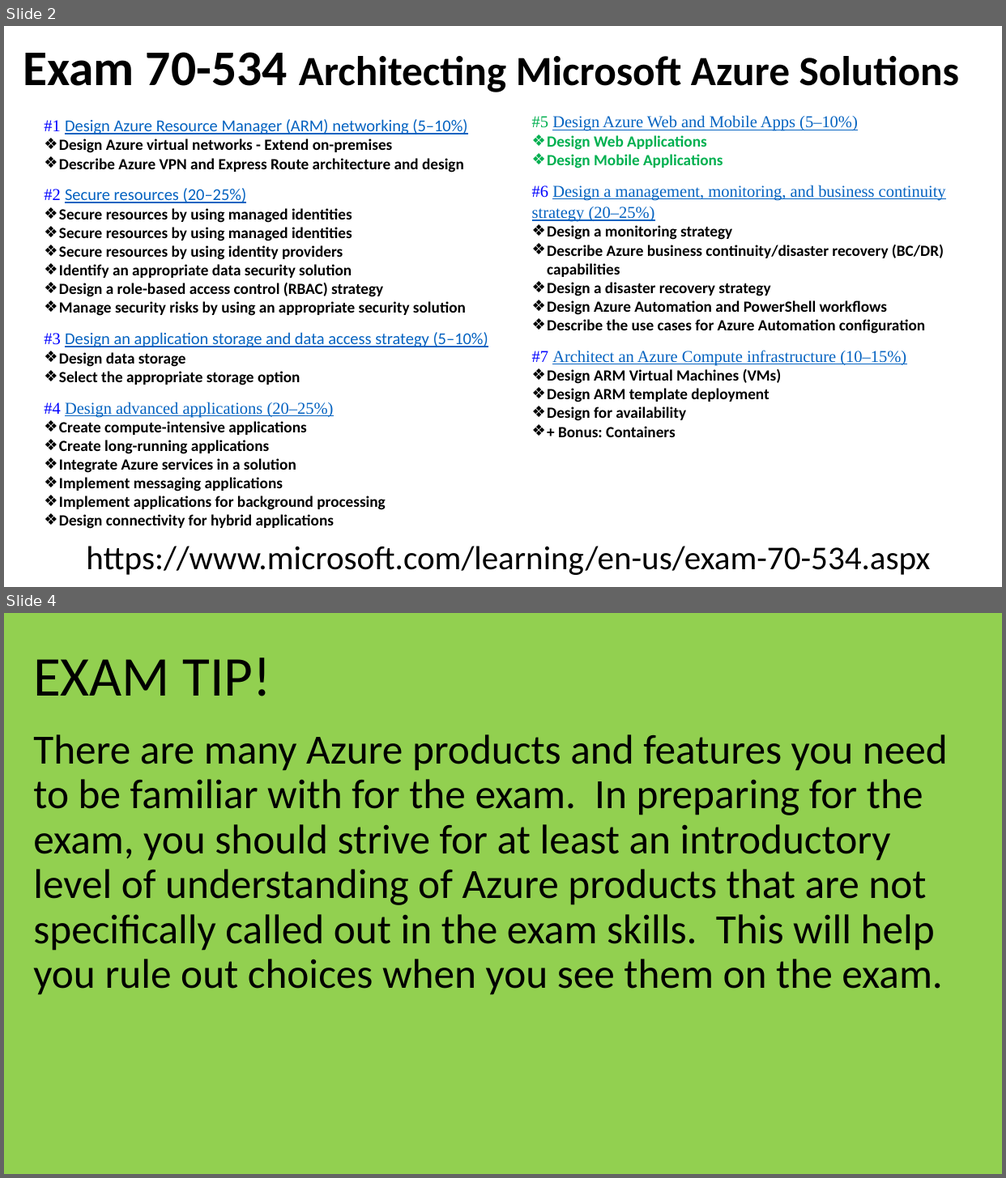
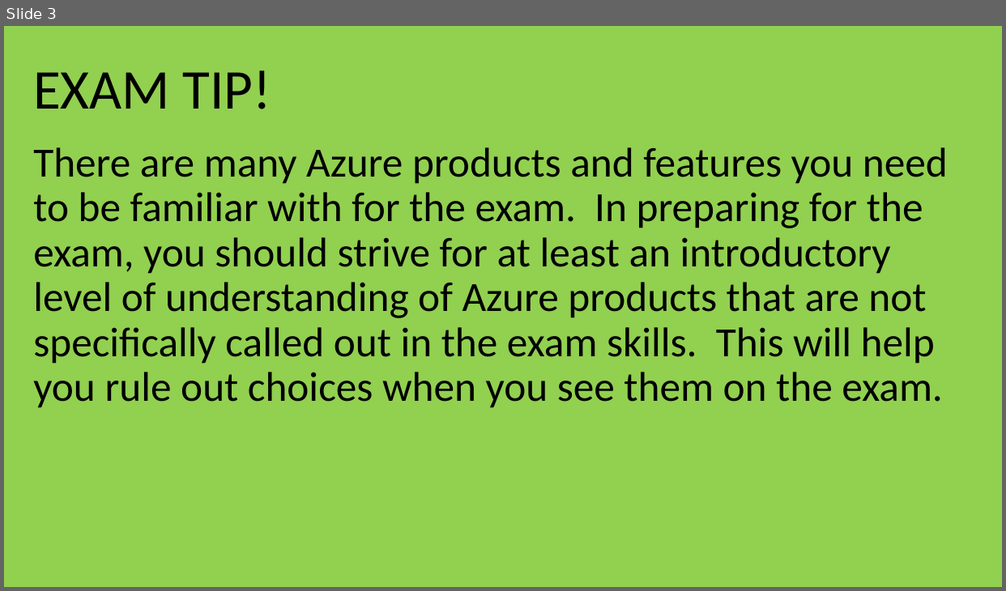
Before and after one commit to guruskill/70-535, a slide deck: Presentations/2018-01-NYC/70-535_05-Design_Solutions-by-using-Platform-Services-Part(2).pptx. Shown one above the other, each under a label of ours: slides 2 and 4 before the commit, slide 3 after it; the slides between them are not shown. The pictures are 1006x1178 and 1006x591 pixels, drawn with LibreOffice and Linux fonts; fonts in the diff are those of the drawing. Boxes give left, top, right and bottom in pixels: in the first picture for what was removed or moved away, otherwise in the second. Text is boxed around its words. In the diff, an @@ line names an element or a change of style, - is before the commit and + after.

```diff
--- a/Presentations/2018-01-NYC/70-535_05-Design_Solutions-by-using-Platform-Services-Part(2).pptx
+++ b/Presentations/2018-01-NYC/70-535_05-Design_Solutions-by-using-Platform-Services-Part(2).pptx
@@ slide 2 removed at [4, 26, 1002, 587], background #FFFFFF @@
@@ title removed at [23, 52, 959, 92] @@
-Exam 70-534 Architecting Microsoft Azure Solutions
@@ text removed at [44, 119, 488, 529] @@
-#1 Design Azure Resource Manager (ARM) networking (5–10%)
-  ❖ Design Azure virtual networks - Extend on-premises
-  ❖ Describe Azure VPN and Express Route architecture and design
-  #2 Secure resources (20–25%)
-  ❖ Secure resources by using managed identities
-  ❖ Secure resources by using managed identities
-  ❖ Secure resources by using identity providers
-  ❖ Identify an appropriate data security solution
-  ❖ Design a role-based access control (RBAC) strategy
-  ❖ Manage security risks by using an appropriate security solution
-  #3 Design an application storage and data access strategy (5–10%)
-  ❖ Design data storage
-  ❖ Select the appropriate storage option
-  #4 Design advanced applications (20–25%)
-  ❖ Create compute-intensive applications
-  ❖ Create long-running applications
-  ❖ Integrate Azure services in a solution
-  ❖ Implement messaging applications
-  ❖ Implement applications for background processing
-  ❖ Design connectivity for hybrid applications
@@ text removed at [532, 115, 946, 437] @@
-  #5 Design Azure Web and Mobile Apps (5–10%)
-  ❖ Design Web Applications
-  ❖ Design Mobile Applications
-  #6 Design a management, monitoring, and business continuity strategy (20–25%)
-  ❖ Design a monitoring strategy
-  ❖ Describe Azure business continuity/disaster recovery (BC/DR) capabilities
-  ❖ Design a disaster recovery strategy
-  ❖ Design Azure Automation and PowerShell workflows
-  ❖ Describe the use cases for Azure Automation configuration
-  #7 Architect an Azure Compute infrastructure (10–15%)
-  ❖ Design ARM Virtual Machines (VMs)
-  ❖ Design ARM template deployment
-  ❖ Design for availability
-  ❖ + Bonus: Containers
@@ text removed at [86, 546, 930, 575] @@
-https://www.microsoft.com/learning/en-us/exam-70-534.aspx
@@ what was slide 4 is now slide 3 @@
```
Also in this commit, not shown: 2 slides changed, 2 other files.
